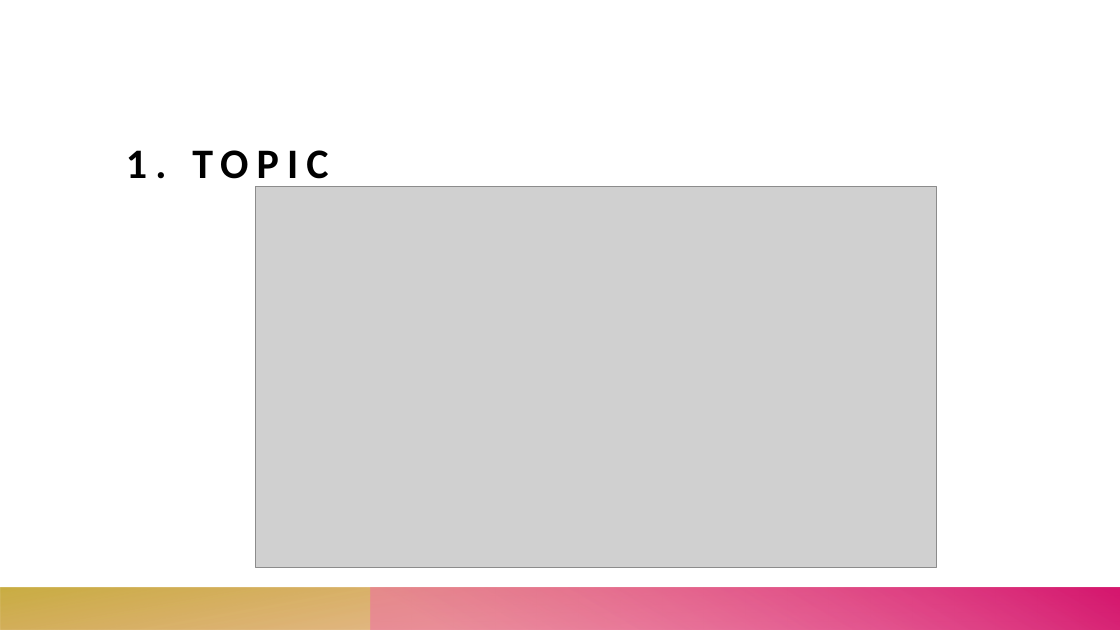
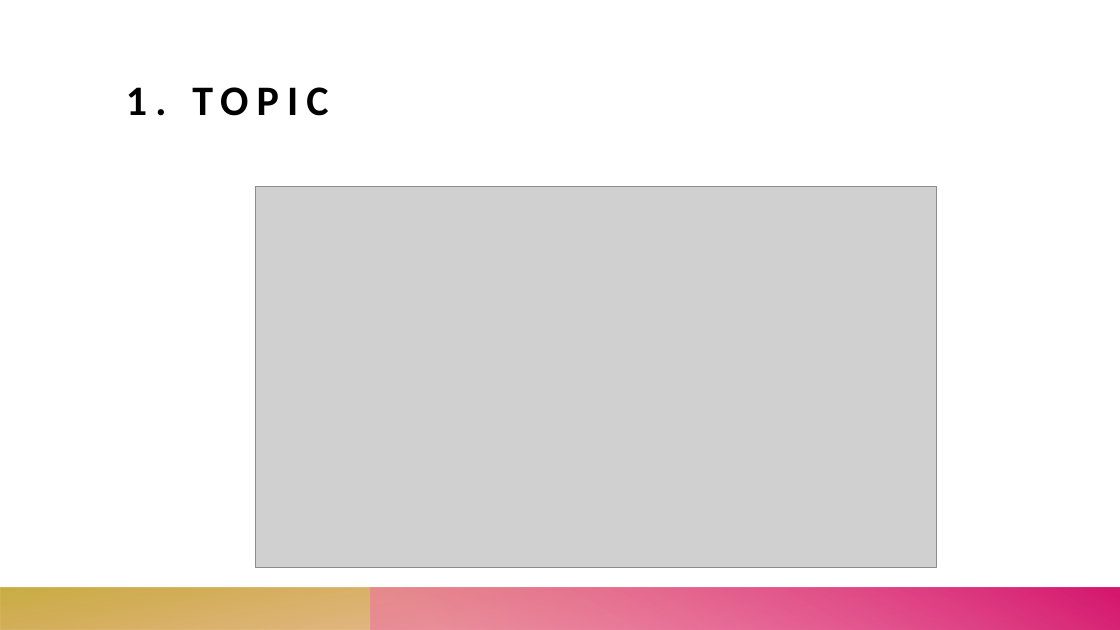
Before and after one commit to thuanpham113/J2YB, a slide deck: slide 3 of MentorShip Program/Exam 2/Exam 2.pptx. Drawn at 1120x630 pixels with LibreOffice and Linux fonts; fonts in the diff are those of the drawing; grey boxes stand for pictures. Boxes give left, top, right and bottom in pixels: in the first picture for what was removed or moved away, otherwise in the second. Text is boxed around its words. In the diff, an @@ line names an element or a change of style, - is before the commit and + after.

```diff
--- a/MentorShip Program/Exam 2/Exam 2.pptx
+++ b/MentorShip Program/Exam 2/Exam 2.pptx
@@ title "1. TOPIC" at box(126, 87, 328, 116): vertical alignment bottom to top @@
```
Also in this commit, not shown: 5 other slides changed, 6 slides added, 1 other file.
